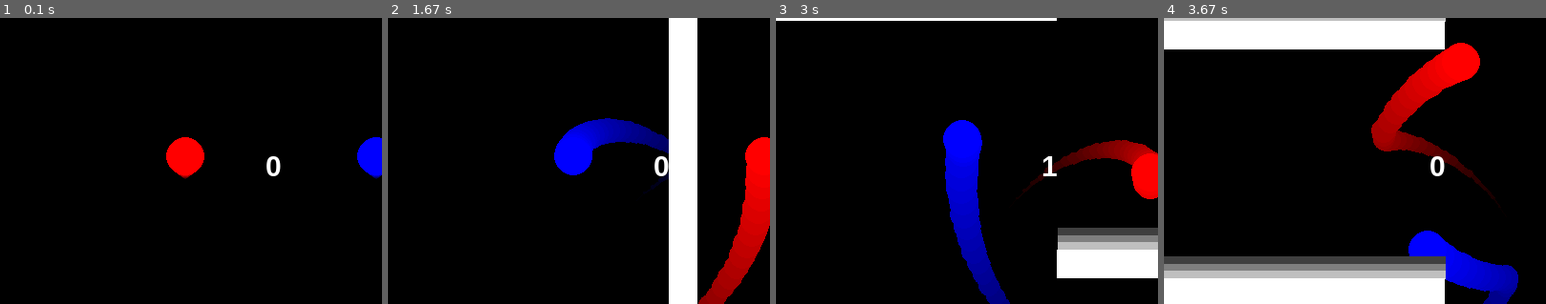
Above: before the commit, frames 1-4 (left to right).
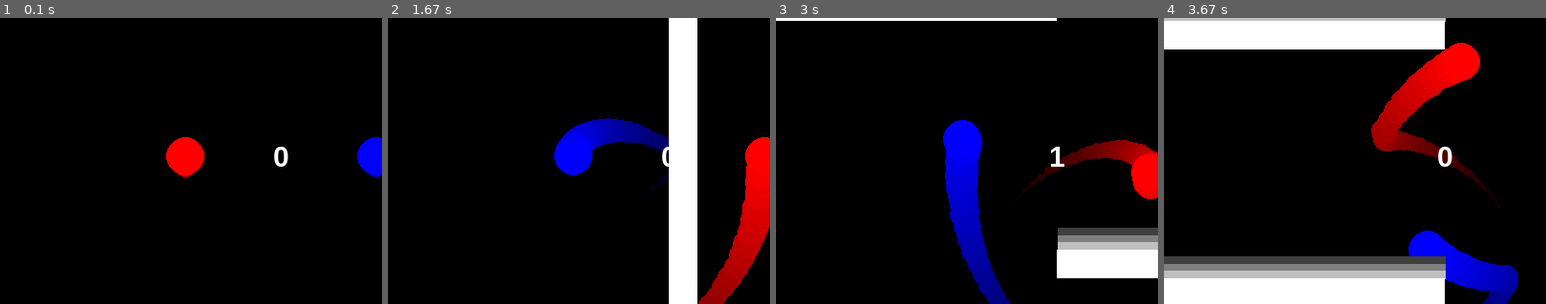
Above: after the commit, the same moments.

Repository: ycarowwww/atividades_backend_ifrn
Game: pygame game, started from 1Ano/JogoFimDeAno/duet.py
Same seed, same stepped clock (60 frames per second), same inputs: the game is played once before the commit and once after it.
Inputs:
- Up to frame 1 (0.1 s): no input
- Up to frame 2 (1.67 s): hold D 0.33-0.8 s; hold D 0.83-1.3 s; hold A from 1.33 s (still down)
- Up to frame 3 (3 s): release A at 1.87 s; hold A 1.9-2.3 s; hold D 2.33-2.97 s
- Up to frame 4 (3.67 s): hold A 3-3.47 s; hold D from 3.5 s (still down)
The pictures show only the part of the screen within x 13-63%, y 26-76%; the shares and areas given below are measured in that part.

The runs differ from the first frame. In frame 1, 0.3% of the frame differs, in the area x 69-76%, y 45-56%; in frame 2, 0.2%; in frame 3, 0.2%; in frame 4, 0.3%.

Commit message:
Pontuação Centralizada - PFA

Diff:
--- a/1Ano/JogoFimDeAno/duet.py
+++ b/1Ano/JogoFimDeAno/duet.py
@@ -132,7 +132,9 @@
 
         punctuation += 1
 
-    GAME_FONT.render_to(screen, (SCREEN_SIZE[0]//2-15, SCREEN_SIZE[1]//2), f"{punctuation}", COLORS["WHITE"])
+    text_surface, text_rect = GAME_FONT.render(f"{punctuation}", COLORS["WHITE"])
+    text_rect.center = SCREEN_CENTER
+    screen.blit(text_surface, text_rect)
 
     pg.display.flip()
 
